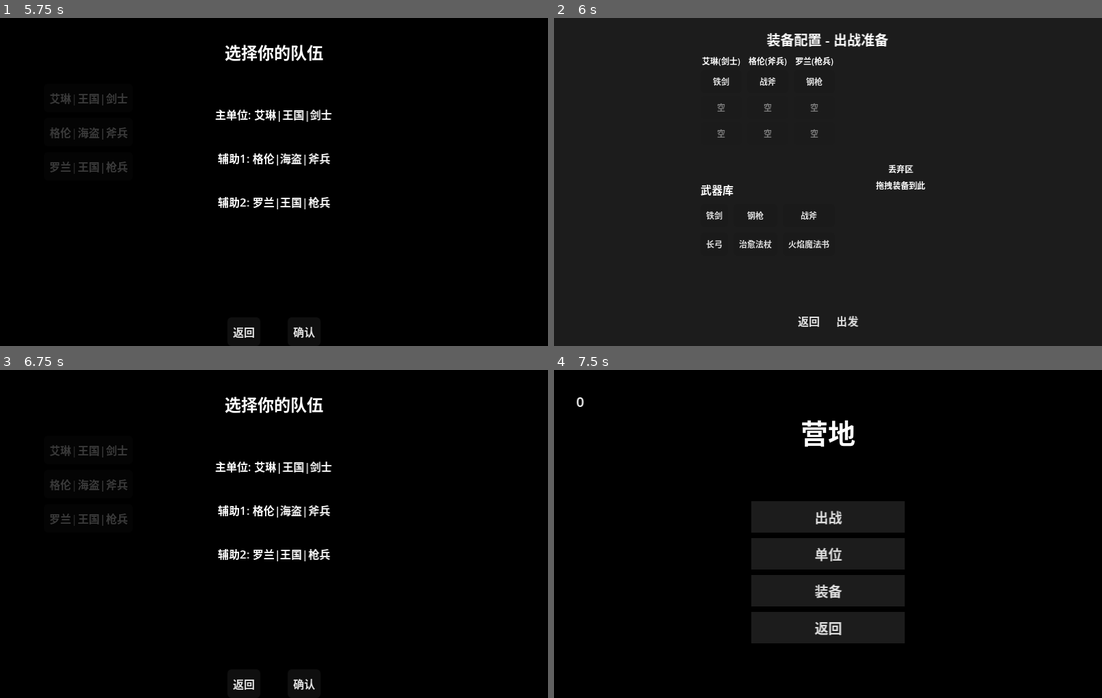
Above: before the commit, frames 1-4 (two rows, left to right).
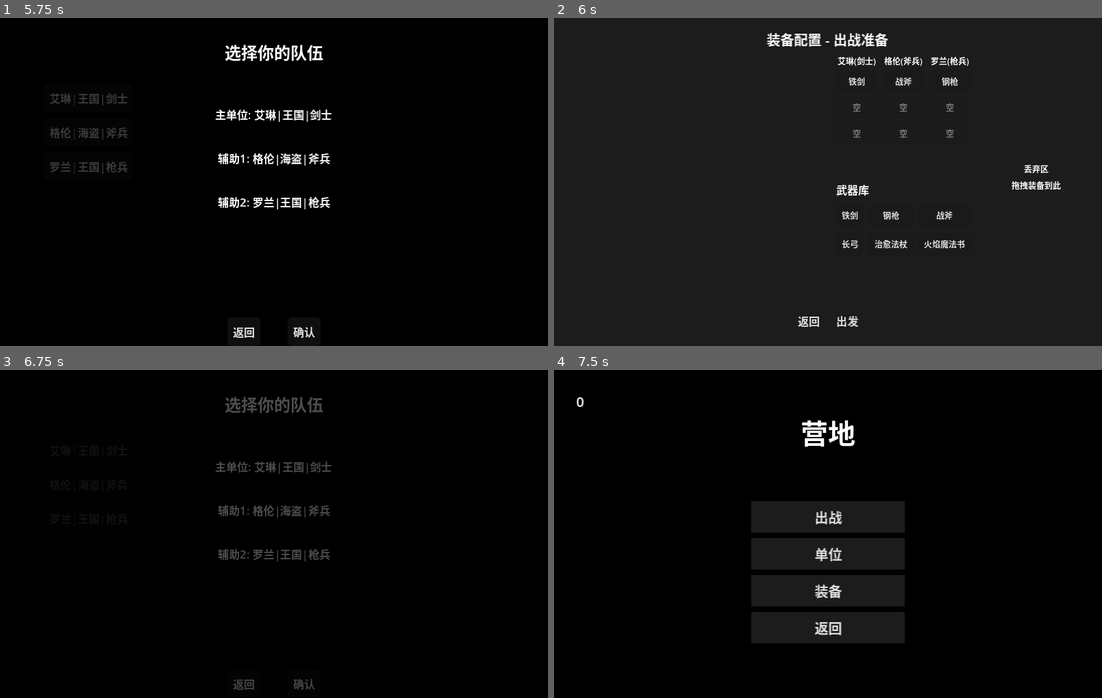
Above: after the commit, the same moments.

Repository: ZhuXilin/Dev_Project_260730
Game: Godot game, scene res://content/scenes/ui/MainMenu.tscn
Same seed, same stepped clock (60 frames per second), same inputs: the game is played once before the commit and once after it. Sound files missing from this copy of the repository are replaced by a short silence.
Inputs:
- Up to frame 1 (5.75 s): click "继续游戏" at 0.5 s; click "新建游戏" at 1.25 s; click "新游戏" at 2 s; click "出战" at 2.75 s; click "艾琳|王国|剑士" at 3.5 s; click "格伦|海盗|斧兵" at 4.25 s; click "罗兰|王国|枪兵" at 5 s
- Up to frame 2 (6 s): click "确认" at 5.75 s
- Up to frame 3 (6.75 s): click "返回" at 6.5 s
- Up to frame 4 (7.5 s): click "返回" at 7.25 s

Frame 1 is identical in both runs. In frame 2, 2.9% of the frame differs, in the area x 26-93%, y 11-71%; in frame 3, 2.3%; in frame 4, nothing differs.

Commit message:
EquipmentConfig WIP

Diff:
--- a/content/scenes/ui/EquipmentConfig.tscn
+++ b/content/scenes/ui/EquipmentConfig.tscn
@@ -3,14 +3,26 @@
 [ext_resource type="Script" uid="uid://d31iuj7lsa4c6" path="res://function/script/EquipmentConfig.gd" id="1"]
 [ext_resource type="StyleBox" uid="uid://6qbsaxkfwg3o" path="res://content/resource/stylebox/8bit_style_box_flat.tres" id="2"]
 
-[node name="EquipmentConfig" type="Panel" unique_id=36988214]
+[node name="EquipmentConfig" type="CanvasLayer" unique_id=1506577885]
+layer = 10
+
+[node name="Background" type="ColorRect" parent="." unique_id=609118480]
 anchors_preset = 15
 anchor_right = 1.0
 anchor_bottom = 1.0
+mouse_filter = 2
+color = Color(0, 0, 0, 0.7)
+
+[node name="MainPanel" type="Panel" parent="." unique_id=1248093139]
+anchors_preset = 15
+anchor_right = 1.0
+anchor_bottom = 1.0
+grow_horizontal = 2
+grow_vertical = 2
 theme_override_styles/panel = ExtResource("2")
 script = ExtResource("1")
 
-[node name="VBoxContainer" type="VBoxContainer" parent="." unique_id=1612723280]
+[node name="VBoxContainer" type="VBoxContainer" parent="MainPanel" unique_id=368551569]
 layout_mode = 0
 anchor_right = 1.0
 anchor_bottom = 1.0
@@ -20,45 +32,45 @@
 offset_bottom = -8.0
 theme_override_constants/separation = 4
 
-[node name="TopBar" type="HBoxContainer" parent="VBoxContainer" unique_id=654660509]
+[node name="TopBar" type="HBoxContainer" parent="MainPanel/VBoxContainer" unique_id=1076748325]
 layout_mode = 2
 size_flags_vertical = 0
 
-[node name="ModeLabel" type="Label" parent="VBoxContainer/TopBar" unique_id=1525615940]
+[node name="ModeLabel" type="Label" parent="MainPanel/VBoxContainer/TopBar" unique_id=2038828606]
 layout_mode = 2
 size_flags_horizontal = 3
 theme_override_font_sizes/font_size = 10
 text = "装备配置 - 出战准备"
 horizontal_alignment = 1
 
-[node name="MainHBox" type="HBoxContainer" parent="VBoxContainer" unique_id=545920473]
+[node name="MainHBox" type="HBoxContainer" parent="MainPanel/VBoxContainer" unique_id=196389867]
 layout_mode = 2
+size_flags_horizontal = 8
 size_flags_vertical = 3
 theme_override_constants/separation = 8
-alignment = 1
 
-[node name="VBoxContainer" type="VBoxContainer" parent="VBoxContainer/MainHBox" unique_id=1242726377]
+[node name="VBoxContainer" type="VBoxContainer" parent="MainPanel/VBoxContainer/MainHBox" unique_id=1358744358]
 layout_mode = 2
 
-[node name="UnitContainer" type="HBoxContainer" parent="VBoxContainer/MainHBox/VBoxContainer" unique_id=1198897334]
+[node name="UnitContainer" type="HBoxContainer" parent="MainPanel/VBoxContainer/MainHBox/VBoxContainer" unique_id=770250388]
 layout_mode = 2
 size_flags_horizontal = 3
 size_flags_vertical = 3
 
-[node name="RelicContainer" type="VBoxContainer" parent="VBoxContainer/MainHBox/VBoxContainer" unique_id=117055348]
+[node name="LibraryContainer" type="VBoxContainer" parent="MainPanel/VBoxContainer/MainHBox/VBoxContainer" unique_id=2105529160]
+visible = false
+layout_mode = 2
+size_flags_horizontal = 2
+size_flags_vertical = 3
+
+[node name="RelicContainer" type="VBoxContainer" parent="MainPanel/VBoxContainer/MainHBox/VBoxContainer" unique_id=745577447]
 visible = false
 custom_minimum_size = Vector2(120, 0)
 layout_mode = 2
 size_flags_horizontal = 0
 size_flags_vertical = 3
 
-[node name="LibraryContainer" type="VBoxContainer" parent="VBoxContainer/MainHBox/VBoxContainer" unique_id=1317854053]
-visible = false
-layout_mode = 2
-size_flags_horizontal = 2
-size_flags_vertical = 3
-
-[node name="DiscardZone" type="Panel" parent="VBoxContainer/MainHBox" unique_id=737869972]
+[node name="DiscardZone" type="Panel" parent="MainPanel/VBoxContainer/MainHBox" unique_id=408397185]
 custom_minimum_size = Vector2(80, 0)
 layout_mode = 2
 size_flags_horizontal = 8
@@ -66,7 +78,7 @@
 mouse_filter = 2
 theme_override_styles/panel = ExtResource("2")
 
-[node name="DiscardLabel" type="Label" parent="VBoxContainer/MainHBox/DiscardZone" unique_id=1885395371]
+[node name="DiscardLabel" type="Label" parent="MainPanel/VBoxContainer/MainHBox/DiscardZone" unique_id=448389672]
 layout_mode = 0
 anchor_right = 1.0
 anchor_bottom = 1.0
@@ -76,11 +88,11 @@
 horizontal_alignment = 1
 vertical_alignment = 1
 
-[node name="HBoxContainer" type="HBoxContainer" parent="VBoxContainer" unique_id=879035883]
+[node name="HBoxContainer" type="HBoxContainer" parent="MainPanel/VBoxContainer" unique_id=777641505]
 layout_mode = 2
 alignment = 1
 
-[node name="CloseBtn" type="Button" parent="VBoxContainer/HBoxContainer" unique_id=2139001780]
+[node name="CloseBtn" type="Button" parent="MainPanel/VBoxContainer/HBoxContainer" unique_id=889331594]
 layout_mode = 2
 size_flags_horizontal = 0
 theme_override_font_sizes/font_size = 8
@@ -91,7 +103,7 @@
 theme_override_styles/focus = ExtResource("2")
 text = "返回"
 
-[node name="ConfirmBtn" type="Button" parent="VBoxContainer/HBoxContainer" unique_id=1829794630]
+[node name="ConfirmBtn" type="Button" parent="MainPanel/VBoxContainer/HBoxContainer" unique_id=2052340703]
 layout_mode = 2
 size_flags_vertical = 0
 theme_override_font_sizes/font_size = 8
@@ -102,5 +114,5 @@
 theme_override_styles/focus = ExtResource("2")
 text = "出发"
 
-[connection signal="pressed" from="VBoxContainer/HBoxContainer/CloseBtn" to="." method="_on_close_pressed"]
-[connection signal="pressed" from="VBoxContainer/HBoxContainer/ConfirmBtn" to="." method="_on_confirm_pressed"]
+[connection signal="pressed" from="MainPanel/VBoxContainer/HBoxContainer/CloseBtn" to="MainPanel" method="_on_close_pressed"]
+[connection signal="pressed" from="MainPanel/VBoxContainer/HBoxContainer/ConfirmBtn" to="MainPanel" method="_on_confirm_pressed"]
--- a/function/script/EquipmentConfig.gd
+++ b/function/script/EquipmentConfig.gd
@@ -5,9 +5,8 @@
 var current_mode: Mode = Mode.DEPLOY
 var selected_units: Array[String] = []
 var target_slot: int = -1
-var party: Array = []  # 本地副本
-
-# ---- 更新后的节点路径 ----
+var party: Array = []
+
 @onready var mode_label = $VBoxContainer/TopBar/ModeLabel
 @onready var close_btn = $VBoxContainer/HBoxContainer/CloseBtn
 @onready var confirm_btn = $VBoxContainer/HBoxContainer/ConfirmBtn
@@ -17,6 +16,12 @@
 @onready var discard_zone = $VBoxContainer/MainHBox/DiscardZone
 
 func init(units: Array[String], slot: int, mode: Mode):
+	print("EquipmentConfig.init 被调用")
+	# 确保 CanvasLayer 层级足够高
+	var canvas_layer = get_parent()
+	if canvas_layer is CanvasLayer:
+		canvas_layer.layer = 20
+		print("CanvasLayer layer 设置为 20")
 	selected_units = units
 	target_slot = slot
 	current_mode = mode
@@ -56,6 +61,11 @@
 	return copy
 
 func _build_ui():
+	print("_build_ui 被调用")
+	if not mode_label:
+		print("错误：mode_label 为 null")
+		return
+
 	mode_label.text = "装备配置 - " + ("出战准备" if current_mode == Mode.DEPLOY else "队伍管理")
 	close_btn.text = "返回"
 	close_btn.add_theme_font_size_override("font_size", 8)
@@ -77,6 +87,10 @@
 
 	discard_zone.visible = true
 	call_deferred("_setup_all_drag_forwarding")
+
+	# 确保面板可见
+	visible = true
+	print("_build_ui 完成，面板可见：", visible)
 
 func _clear_containers():
 	for child in unit_container.get_children():
@@ -199,7 +213,14 @@
 
 # ========== 拖拽系统 ==========
 func _get_drag_data(_at_position: Vector2) -> Variant:
-	var selection = get_viewport().gui.drag_selection
+	# 获取 Viewport 的安全方式
+	var viewport = get_window().get_viewport() if get_window() else get_viewport()
+	if not viewport:
+		return null
+	var gui = viewport.gui
+	if not gui:
+		return null
+	var selection = gui.drag_selection
 	if selection.is_empty():
 		return null
 	var from = selection[0]
@@ -307,7 +328,6 @@
 	elif source_type == "relic" and target_type == "relic":
 		_swap_relics(data, target)
 
-# ---------- 操作函数 ----------
 func _discard_item(data: Dictionary):
 	var source_type = data["slot_type"]
 	if source_type == "library_weapon":
@@ -376,7 +396,6 @@
 	_sync_all()
 	_build_ui()
 
-# ---------- 数据同步 ----------
 func _sync_all():
 	for i in range(party.size()):
 		if i < GameState.party.size():
@@ -388,11 +407,8 @@
 func _sync_relics():
 	SaveManager.auto_save()
 
-# ---------- 按钮回调 ----------
 func _on_confirm_pressed():
-	# 初始化 GameState 队伍
 	GameState.initialize_party(selected_units, 0)
-	# 应用本地装备
 	for i in range(min(party.size(), GameState.party.size())):
 		var local_unit = party[i]
 		var state_unit = GameState.party[i]
@@ -400,9 +416,7 @@
 		state_unit.armor_slots = local_unit.armor_slots.duplicate()
 		state_unit.max_armor_slots = local_unit.max_armor_slots
 		state_unit.hit_points = local_unit.hit_points
-	# 清空遗物（出战前没有遗物操作）
 	GameState.global_relics.clear()
-	# 设置资源
 	GameState.temp_soul = 0
 	GameState.temp_gold = 0
 	if selected_units.size() > 0:
@@ -412,14 +426,11 @@
 		GameState.current_faction = "王国"
 	GameState.interrupt_state = 2
 	GameState.reset_progress()
-	# 保存存档
 	SaveManager.save_game(target_slot, false)
-	# 进入地图
 	LevelManager.start_game()
 	queue_free()
 
 func _on_close_pressed():
 	if current_mode == Mode.MAP:
 		_sync_all()
-	# 出战前直接关闭面板，不保存，返回 UnitSelectUI（自动显示）
 	queue_free()
--- a/function/script/MapScene.gd
+++ b/function/script/MapScene.gd
@@ -442,12 +442,17 @@
 	print("实际已访问节点数：", visited_count)
 
 func _on_config_btn_pressed():
+	print("_on_config_btn_pressed 被调用")
 	var config = load("res://content/scenes/ui/EquipmentConfig.tscn").instantiate()
 	add_child(config)
-	var units: Array[String] = []
+	var panel = config.get_node("MainPanel")
+
+	var unit_names: Array[String] = []
 	for unit_data in GameState.party:
-		units.append(unit_data.unit_name)
+		unit_names.append(unit_data.unit_name)
+
 	var slot = SaveManager.current_slot
 	if slot == -1:
 		slot = SaveManager.find_empty_slot()
-	config.init(units, slot, EquipmentConfig.Mode.MAP)
+
+	panel.init(unit_names, slot, EquipmentConfig.Mode.MAP)
--- a/function/script/UnitSelectUI.gd
+++ b/function/script/UnitSelectUI.gd
@@ -109,10 +109,10 @@
 			dialog.popup_centered()
 			return
 
-	# 打开装备配置面板
 	var config = load("res://content/scenes/ui/EquipmentConfig.tscn").instantiate()
 	add_child(config)
-	config.init(selected_units, target_slot, EquipmentConfig.Mode.DEPLOY)
+	var panel = config.get_node("MainPanel")
+	panel.init(selected_units, target_slot, EquipmentConfig.Mode.DEPLOY)
 
 func _on_back_pressed():
 	MusicManager.stop_music()
